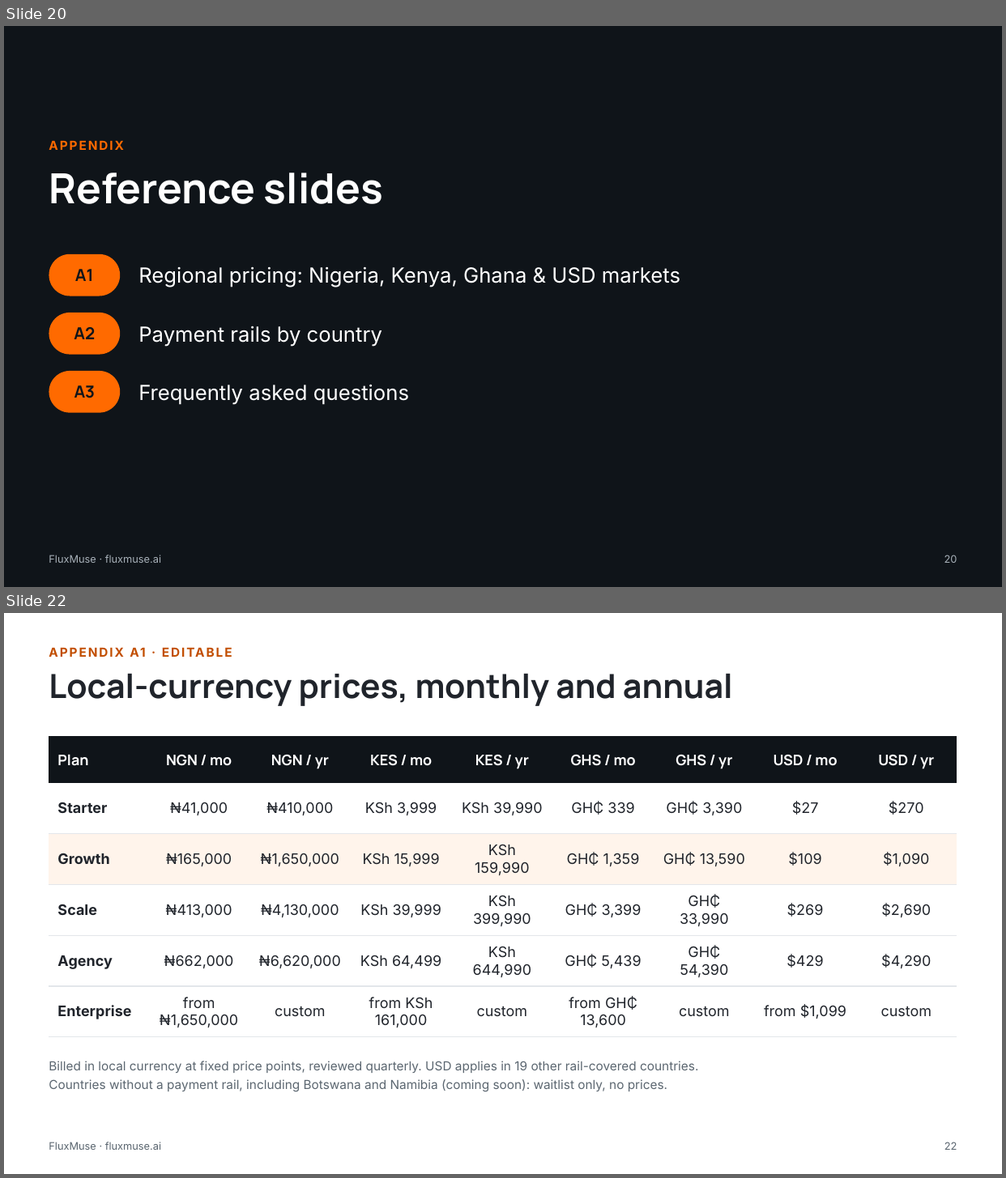
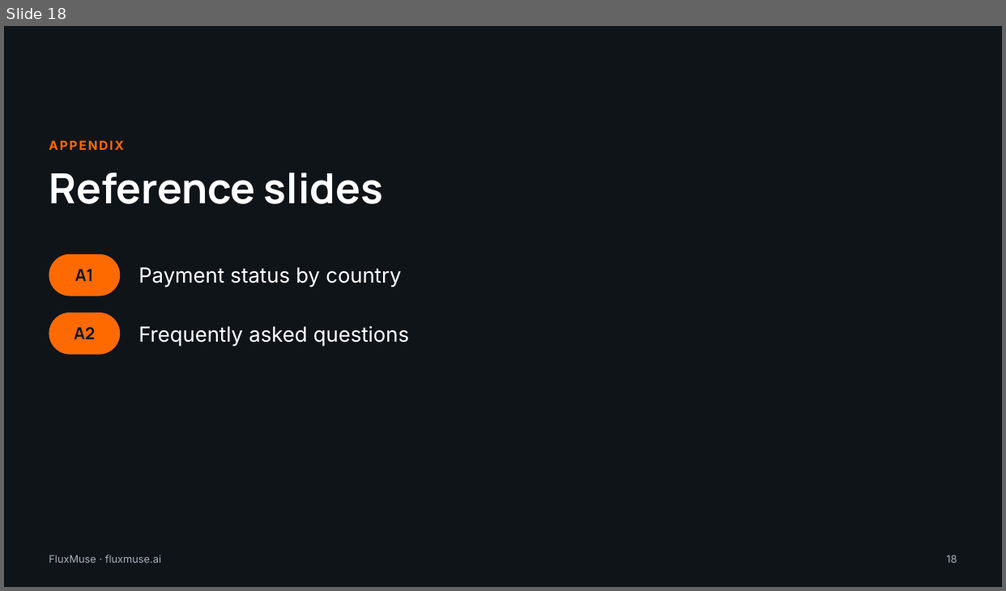
Before and after one commit to embizo/fluxmuse, a slide deck: docs/go-to-market/02_Brand_Pitch_Deck/FluxMuse_Pitch_SMEs.pptx. Shown one above the other, each under a label of ours: slides 20 and 22 before the commit, slide 18 after it; the slides between them are not shown. The pictures are 1006x1178 and 1006x591 pixels, drawn with LibreOffice and Linux fonts; fonts in the diff are those of the drawing. Boxes give left, top, right and bottom in pixels: in the first picture for what was removed or moved away, otherwise in the second. Text is boxed around its words. In the diff, an @@ line names an element or a change of style, - is before the commit and + after.

```diff
--- a/docs/go-to-market/02_Brand_Pitch_Deck/FluxMuse_Pitch_SMEs.pptx
+++ b/docs/go-to-market/02_Brand_Pitch_Deck/FluxMuse_Pitch_SMEs.pptx
@@ slide 22 removed at [4, 613, 1002, 1174], background #FFFFFF @@
@@ text removed at [130, 647, 145, 657] @@
-APPENDIX A1 · EDITABLE
@@ text removed at [49, 673, 733, 706] @@
-Local-currency prices, monthly and annual
@@ table removed at [49, 736, 957, 1037], 6 rows, 9 columns @@
-Plan | NGN / mo | NGN / yr | KES / mo | KES / yr | GHS / mo | GHS / yr | USD / mo | USD / yr
-Starter | ₦41,000 | ₦410,000 | KSh 3,999 | KSh 39,990 | GH₵ 339 | GH₵ 3,390 | $27 | $270
-Growth | ₦165,000 | ₦1,650,000 | KSh 15,999 | KSh 159,990 | GH₵ 1,359 | GH₵ 13,590 | $109 | $1,090
-Scale | ₦413,000 | ₦4,130,000 | KSh 39,999 | KSh 399,990 | GH₵ 3,399 | GH₵ 33,990 | $269 | $2,690
-Agency | ₦662,000 | ₦6,620,000 | KSh 64,499 | KSh 644,990 | GH₵ 5,439 | GH₵ 54,390 | $429 | $4,290
-Enterprise | from ₦1,650,000 | custom | from KSh 161,000 | custom | from GH₵ 13,600 | custom | from $1,099 | custom
@@ text removed at [49, 1061, 698, 1093] @@
-Billed in local currency at fixed price points, reviewed quarterly. USD applies in 19 other rail-covered countries.
-Countries without a payment rail, including Botswana and Namibia (coming soon): waitlist only, no prices.
@@ text removed at [49, 1142, 161, 1150] @@
-FluxMuse · fluxmuse.ai
@@ page number removed at [944, 1142, 957, 1150] @@
-22
@@ what was slide 20 is now slide 18 @@
@@ slide 18 changed as well @@
@@ text at [138, 267, 401, 288]: text changed @@
-Regional pricing: Nigeria, Kenya, Ghana & USD markets
+Payment status by country
@@ text "Frequently asked questions": place and size @@
-text "Frequently asked questions" at [138, 384, 409, 404]
+text "Frequently asked questions" at [138, 326, 409, 346]
@@ text removed at [138, 326, 382, 346] @@
-Payment rails by country
@@ rounded rectangle removed at [49, 371, 120, 413] @@
@@ text removed at [74, 386, 96, 399] @@
-A3
@@ page number at [946, 555, 957, 563]: text changed @@
-20
+18
```
Also in this commit, not shown: 13 other slides changed, 6 slides added, 9 other slides removed, 8 other files.
